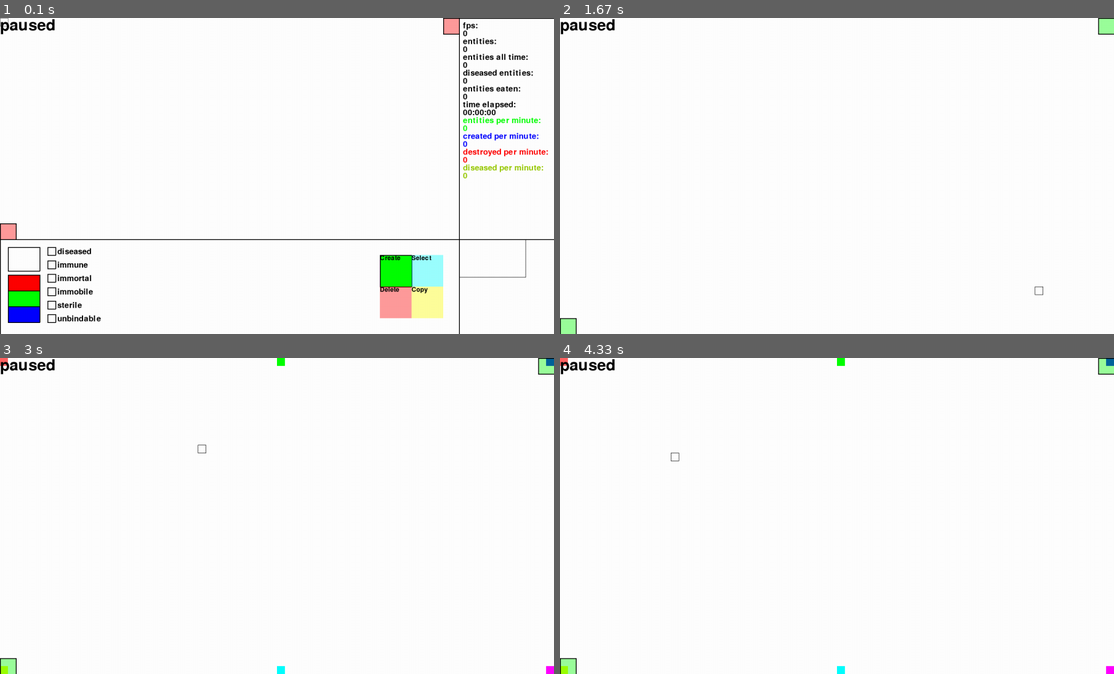
Above: before the commit, frames 1-4 (two rows, left to right).
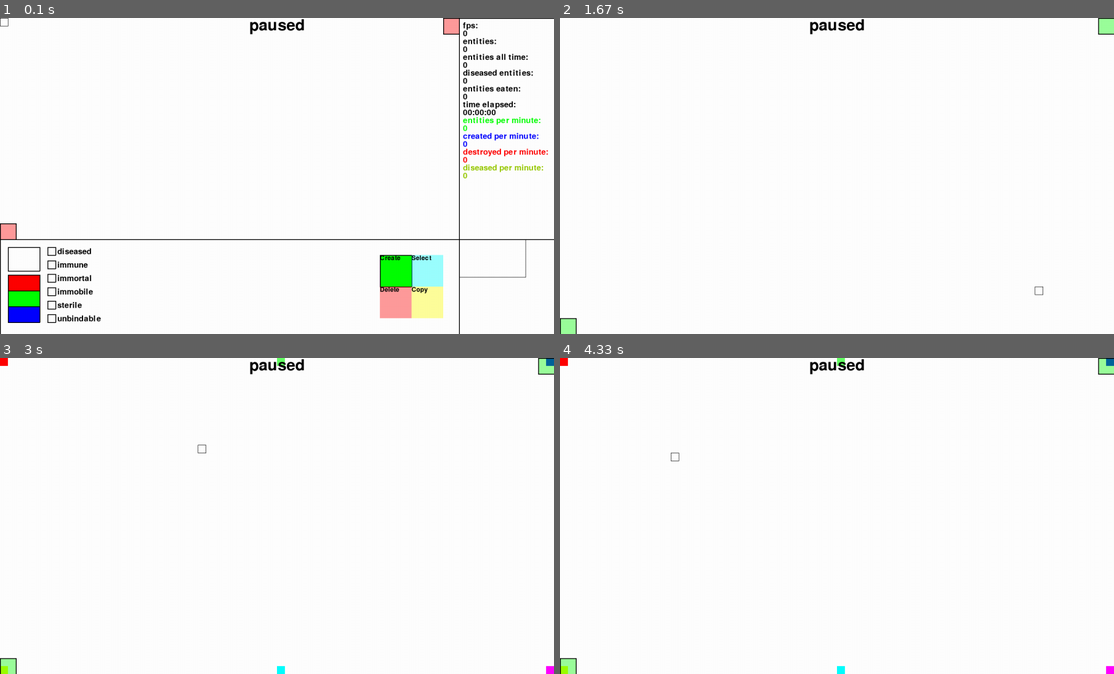
Above: after the commit, the same moments.

Repository: sbwhitt/pygame-life-simulation
Game: pygame game, started from main.py
Same seed, same stepped clock (60 frames per second), same inputs: the game is played once before the commit and once after it.
Inputs (mouse positions are in pixels of both pictures, inside the frame that each line leads up to):
- Up to frame 1 (0.1 s): no input
- Up to frame 2 (1.67 s): click (1008, 24) at 0.38 s; tap Enter at 0.67 s; click (565, 232) at 1.05 s; click (1041, 286) at 1.38 s
- Up to frame 3 (3 s): click (288, 408) at 1.72 s; tap E at 2 s; click (260, 462) at 2.38 s; click (199, 449) at 2.72 s
- Up to frame 4 (4.33 s): click (981, 487) at 3.05 s; click (1008, 506) at 3.38 s; click (953, 459) at 3.72 s; click (676, 455) at 4.05 s

The runs differ from the first frame. In frame 1, 0.4% of the frame differs, in the area x 0-55%, y 0-6%; in frame 2, 0.4%; in frame 3, 0.5%; in frame 4, 0.5%.

Commit message:
add info msg queueing and save msg

Diff:
--- a/src/app.py
+++ b/src/app.py
@@ -70,6 +70,7 @@
         self._check_interface_map()
         self.clock.step()
         if self.paused:
+            self.info_box.add_message("paused")
             return
         self.e_man.update_entities(self.clock.time, self.c_man)
         self.c_man.update_colonies()
@@ -83,8 +84,7 @@
         self.mouse.render_cursor(self.screen, self.i_map.active)
         self.side_panel.render(self.screen, self.e_man.entities)
         self.bottom_panel.render(self.screen)
-        if self.paused:
-            self.info_box.render(self.screen, "paused")
+        self.info_box.render(self.screen, self.clock)
         pygame.display.flip()
 
     def on_cleanup(self) -> None:
@@ -271,6 +271,7 @@
         elif (pygame.K_LCTRL in self.keys or pygame.K_RCTRL in self.keys) and key == pygame.K_a:
             self.e_man.select_all_entities()
         elif (pygame.K_LCTRL in self.keys or pygame.K_RCTRL in self.keys) and key == pygame.K_s:
+            self.info_box.add_message("saving...", duration=settings.MESSAGE_DURATION)
             saver.save_data(self._get_save_data())
         # shift colors
         elif key == pygame.K_c:
--- a/src/interface/components/info_box.py
+++ b/src/interface/components/info_box.py
@@ -1,18 +1,57 @@
 import pygame
-from static.settings import Settings as settings
+import src.utils.utils as utils
 from src.interface.interface_element import InterfaceElement
 from src.styles.styles import InfoBoxStyle
+from src.styles.styles import InfoMessageStyle
 from src.interface.text import Text
+from src.utils.clock import Clock
+
+
+class InfoMessage(InterfaceElement):
+    def __init__(self, pos: tuple, text: Text, message: str, duration: int=None):
+        style = InfoMessageStyle()
+        style.HEIGHT = text.font_size
+        InterfaceElement.__init__(self, style, pos)
+        self.text = text
+        self.message = message
+        self.duration = duration
+
+    def render(self, screen) -> None:
+        self.style.WIDTH = self.text.font.size(self.message)[0]
+        self.render_transparent(screen)
+        self.text.render(screen, self.message, self.pos)
 
 
 class InfoBox(InterfaceElement):
     def __init__(self, pos: tuple, font_size: int):
-        style = InfoBoxStyle()
-        style.HEIGHT = font_size
-        InterfaceElement.__init__(self, style, pos)
-        self.text = Text(font_size=font_size)
+            style = InfoBoxStyle()
+            style.HEIGHT = font_size
+            InterfaceElement.__init__(self, style, pos)
+            self.text = Text(font_size=font_size)
+            self.messages = []
 
-    def render(self, screen: pygame.Surface, message: str) -> None:
-        self.style.WIDTH = self.text.font.size(message)[0]
-        self.render_transparent(screen)
-        self.text.render(screen, message, self.pos)
+    def render(self, screen: pygame.Surface, clock: Clock) -> None:
+        for i in range(len(self.messages)):
+            self.messages[i].pos = (self.messages[i].pos[0], i*self.text.font_size)
+            self.messages[i].render(screen)
+        self._check_messages(clock)
+
+    def add_message(self, message: str, duration: int=None) -> None:
+        pos_x = utils.get_centered_x_pos(self.rect, self.text.font.size(message)[0])
+        pos = (pos_x, self.pos[1])
+        if duration:
+            self.messages.append(InfoMessage(pos, self.text, message, duration=duration))
+        else:
+            self.messages.append(InfoMessage(pos, self.text, message))
+
+    def _check_messages(self, clock: Clock) -> None:
+        remove = []
+        m: InfoMessage
+        for m in self.messages:
+            if m.duration:
+                if clock.metronome_counter == 0: m.duration -= 1
+                if not m.duration:
+                    remove.append(m)
+            else:
+                remove.append(m)
+        for r in remove: self.messages.remove(r)
--- a/src/styles/styles.py
+++ b/src/styles/styles.py
@@ -56,5 +56,9 @@
     MARGIN = (20, 20)
 
 @dataclass
+class InfoMessageStyle(Style):
+    pass
+
+@dataclass
 class InfoBoxStyle(Style):
-    pass
+    WIDTH = settings.WINDOW_WIDTH
--- a/src/utils/utils.py
+++ b/src/utils/utils.py
@@ -107,3 +107,13 @@
     '''Returns current date as string formatted as YEAR-MONTH-DAY_HOUR-MINUTE-SECONDS'''
     d = datetime.now()
     return str(datetime.date(d)) + "_" + str(datetime.time(d).hour) + "-" + str(datetime.time(d).minute) + "-" + str(datetime.time(d).second)
+
+def get_centered_x_pos(boundary: pygame.Rect, width: int) -> tuple:
+    '''Returns x position of given width centered within given boundary rect'''
+    return (int(boundary.width/2) - int(width/2))
+
+def get_centered_pos(boundary: pygame.Rect, to_center: pygame.Rect) -> tuple:
+    '''Returns position of given to_center rect centered within given boundary rect'''
+    center_x = int(boundary.width/2) - int(to_center.width/2)
+    center_y = int(boundary.height/2) - int(to_center.height/2)
+    return (center_x, center_y)
--- a/static/settings.py
+++ b/static/settings.py
@@ -14,6 +14,7 @@
     FONT_SIZE = 20
     FONT_SIZE_BIGGER = 40
     FONT_SIZE_SMALLER = 16
+    MESSAGE_DURATION = 10
 
     # menu options
     ACTION_MENU_OPTIONS = {0: "Create", 1: "Select", 2: "Delete", 3: "Copy"}
Not shown, changed: .gitignore
